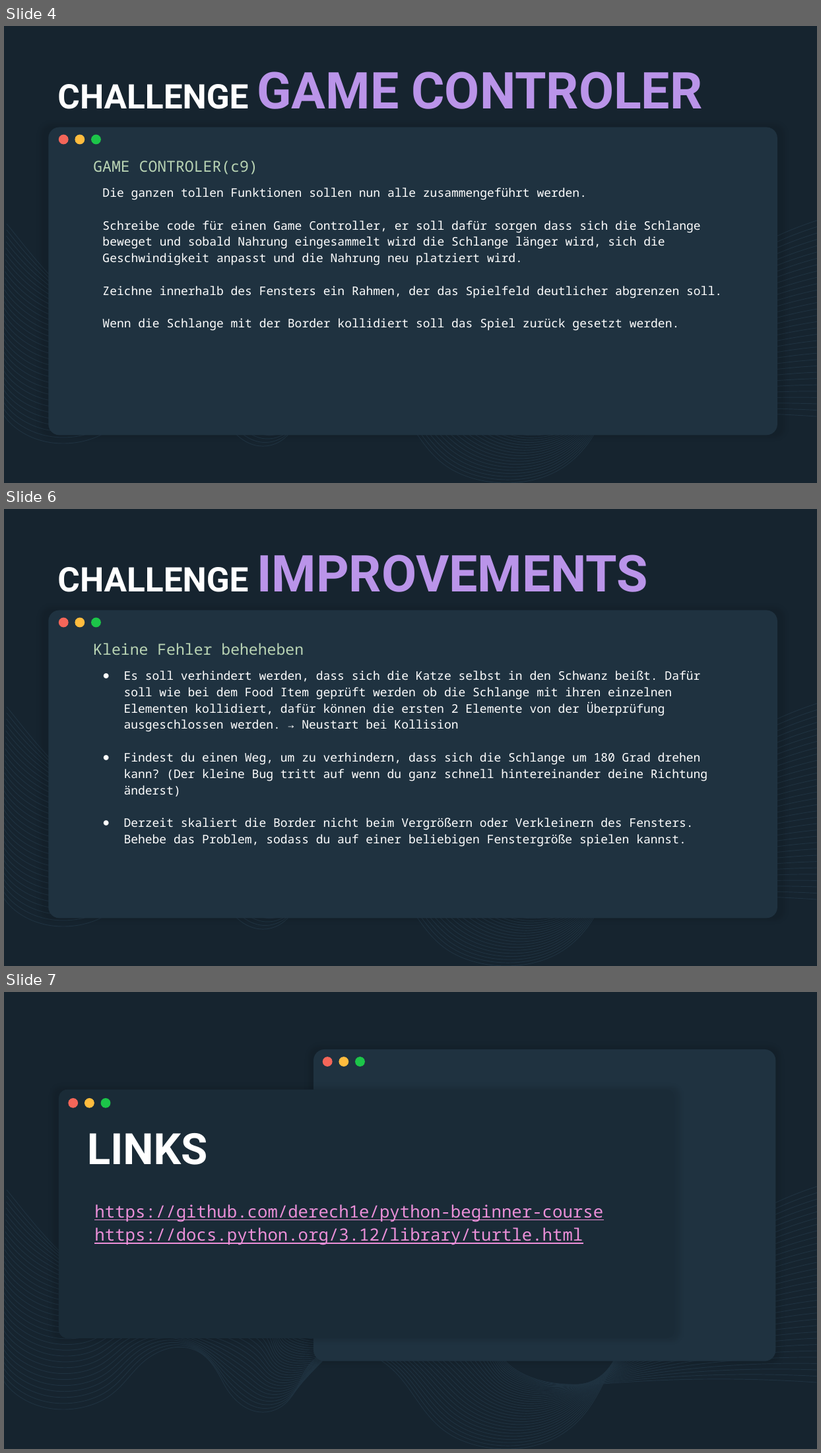
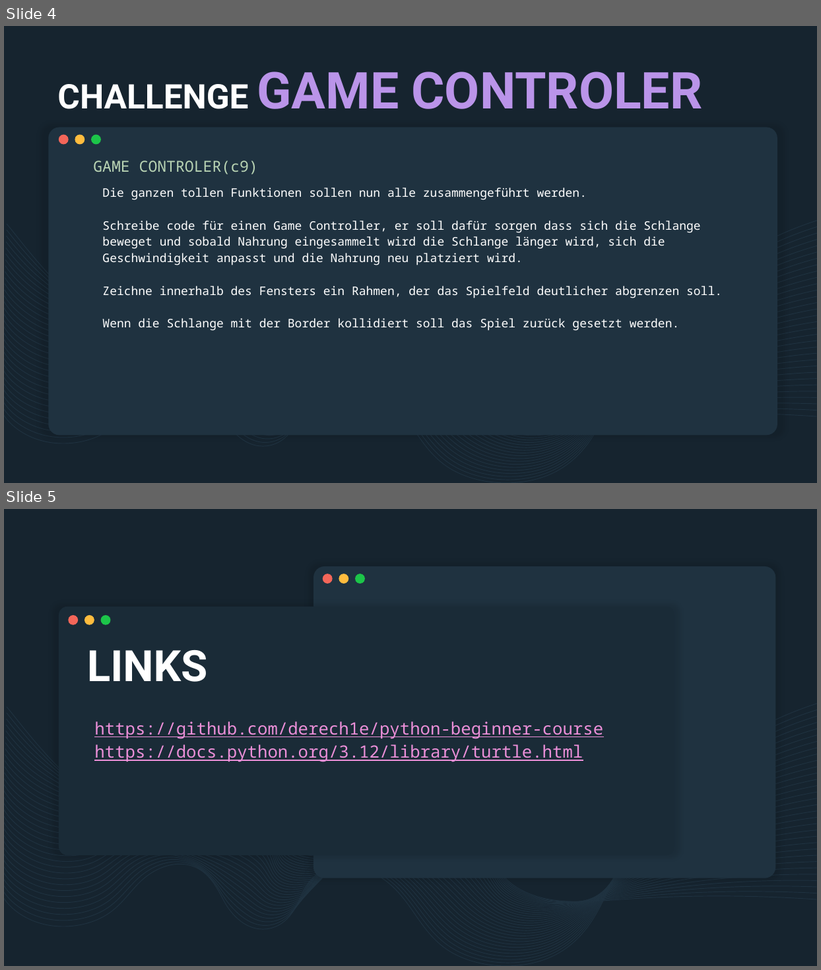
Before and after one commit to derech1e/python-beginner-course, a slide deck: 009/lesson_9.pptx. Shown one above the other, each under a label of ours: slides 4, 6 and 7 before the commit, slides 4 and 5 after it; the slides between them are not shown. The pictures are 821x1453 and 821x970 pixels, drawn with LibreOffice and Linux fonts; fonts in the diff are those of the drawing. Boxes give left, top, right and bottom in pixels: in the first picture for what was removed or moved away, otherwise in the second. Text is boxed around its words. In the diff, an @@ line names an element or a change of style, - is before the commit and + after.

```diff
--- a/009/lesson_9.pptx
+++ b/009/lesson_9.pptx
@@ slide 6 removed at (4, 509, 817, 966), background #16242F; not listed: 36 template elements that a slide beside it also shows @@
@@ title removed at (57, 555, 648, 592) @@
-CHALLENGE IMPROVEMENTS
@@ subtitle removed at (93, 643, 304, 655) @@
-Kleine Fehler beheheben
@@ text removed at (124, 671, 708, 847) @@
-● Es soll verhindert werden, dass sich die Katze selbst in den Schwanz beißt. Dafür soll wie bei dem Food Item geprüft werden ob die Schlange mit ihren einzelnen Elementen kollidiert, dafür können die ersten 2 Elemente von der Überprüfung ausgeschlossen werden. → Neustart bei Kollision
-● Findest du einen Weg, um zu verhindern, dass sich die Schlange um 180 Grad drehen kann? (Der kleine Bug tritt auf wenn du ganz schnell hintereinander deine Richtung änderst)
-● Derzeit skaliert die Border nicht beim Vergrößern oder Verkleinern des Fensters. Behebe das Problem, sodass du auf einer beliebigen Fenstergröße spielen kannst.
@@ what was slide 7 is now slide 5 @@
```
Also in this commit, not shown: 1 other slide removed, 13 other files.
